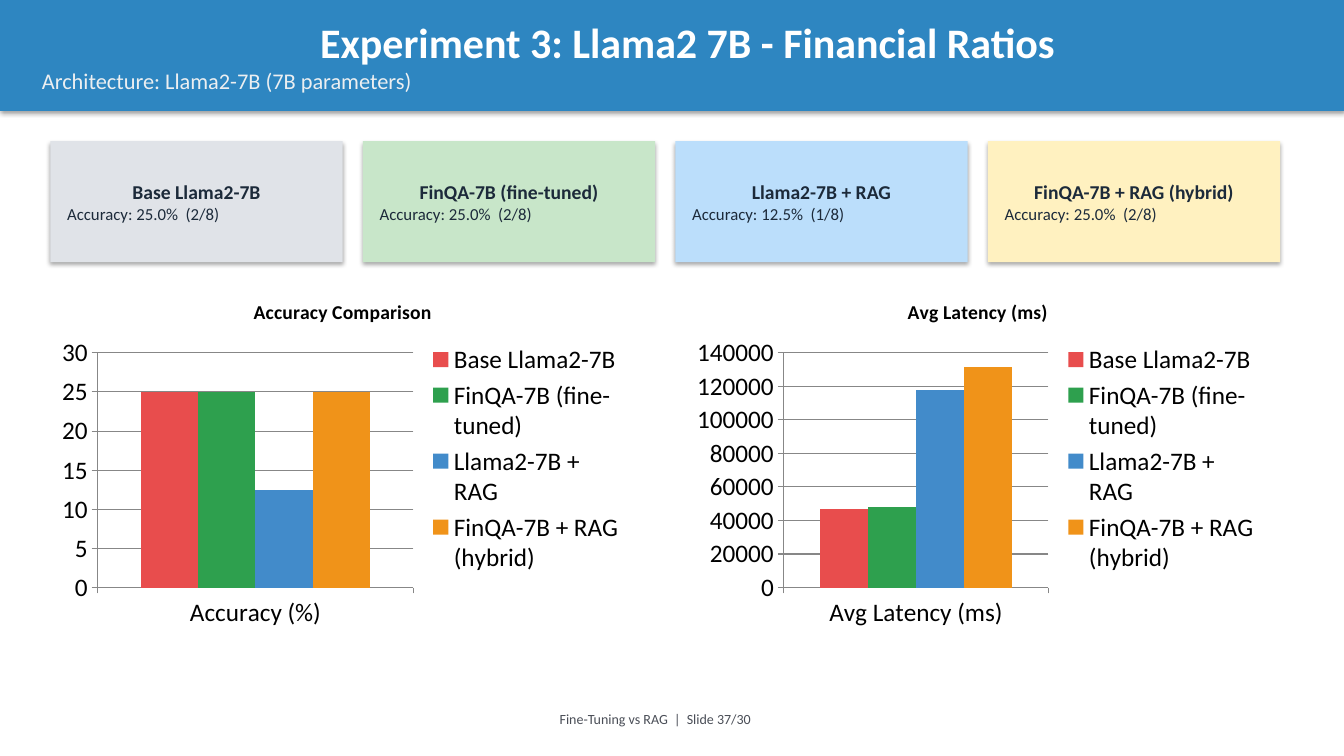
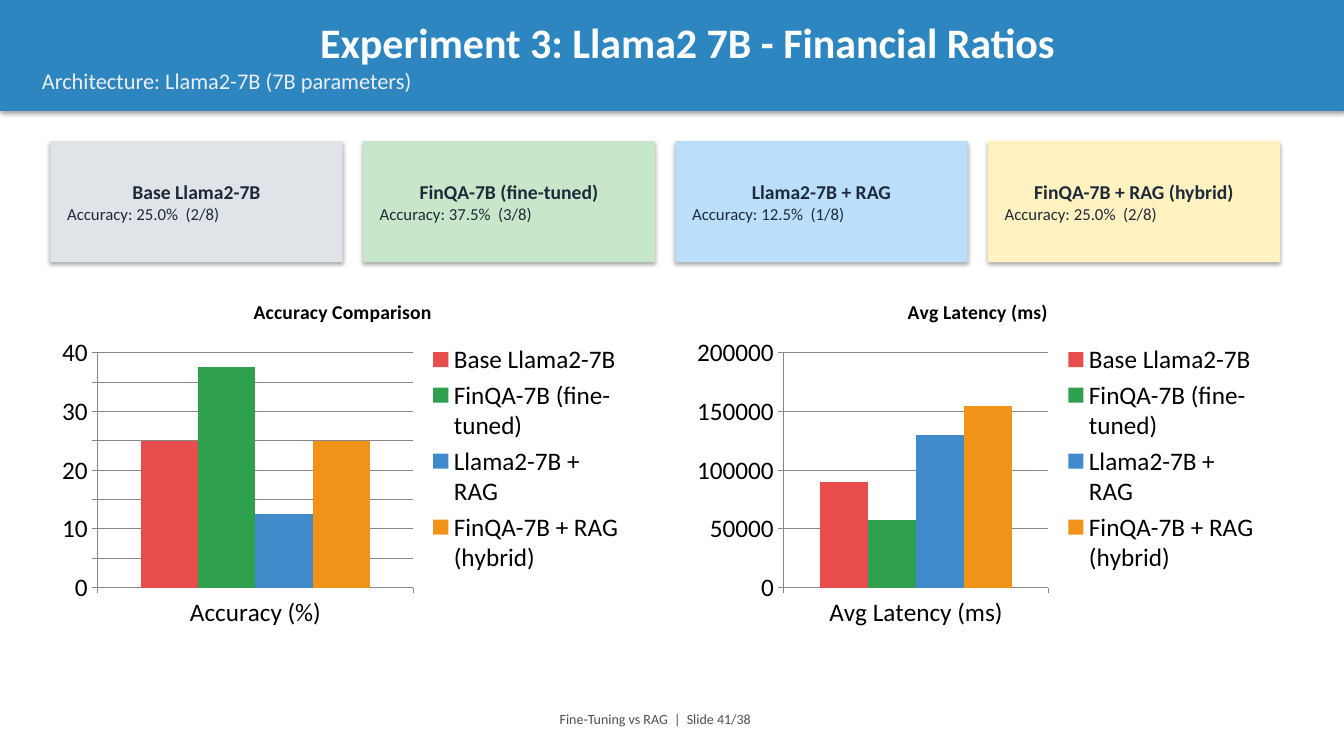
Before and after one commit to intelliswarm-ai/finetune-vs-rag, a slide deck: slide 41 of presentation.pptx (slide 37 before the commit). Drawn at 1344x756 pixels with LibreOffice and Linux fonts; fonts in the diff are those of the drawing. Boxes give left, top, right and bottom in pixels: in the first picture for what was removed or moved away, otherwise in the second. Text is boxed around its words. In the diff, an @@ line names an element or a change of style, - is before the commit and + after.

```diff
--- a/presentation.pptx
+++ b/presentation.pptx
@@ text in rectangle at (x1=380, y1=208, x2=532, y2=223): text changed @@
-Accuracy: 25.0% (2/8)
+Accuracy: 37.5% (3/8)
@@ column chart at (x1=50, y1=282, x2=635, y2=635) @@
@@ FinQA-7B (fine-tuned), Accuracy (%): 25 to 38 @@
@@ Llama2-7B + RAG, Accuracy (%): 12.5 to 12 @@
@@ column chart at (x1=686, y1=282, x2=1270, y2=635) @@
@@ Base Llama2-7B, Avg Latency (ms): 47000 to 90000 @@
@@ FinQA-7B (fine-tuned), Avg Latency (ms): 48000 to 58000 @@
@@ Llama2-7B + RAG, Avg Latency (ms): 118000 to 130000 @@
@@ FinQA-7B + RAG (hybrid), Avg Latency (ms): 132000 to 155000 @@
@@ text at (x1=560, y1=714, x2=751, y2=727): text changed @@
-Fine-Tuning vs RAG | Slide 37/30
+Fine-Tuning vs RAG | Slide 41/38
```
Also in this commit, not shown: 39 other slides changed, 6 slides added, 8 other files.
